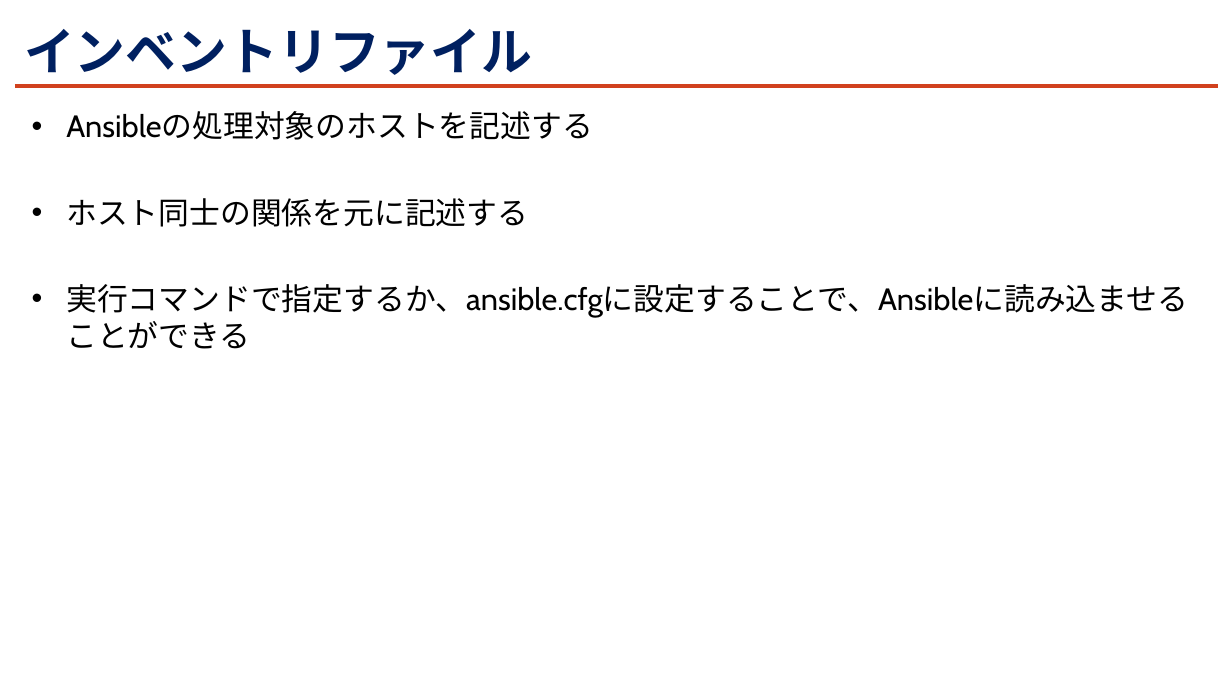
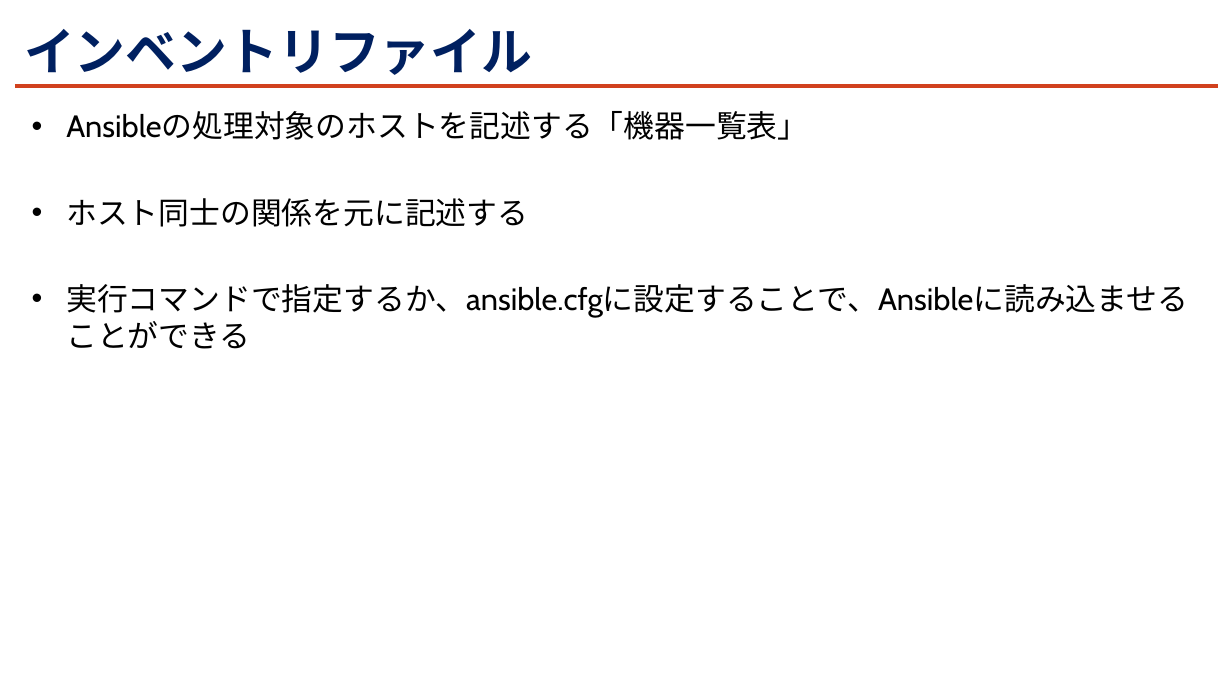
Before and after one commit to kohei-miyadai07/PresentationMaterials, a slide deck: slide 11 of 20240524/Ansibleについて知ろう.pptx (slide 10 before the commit). Drawn at 1232x693 pixels with LibreOffice and Linux fonts; fonts in the diff are those of the drawing; background and template pictures are left out. Boxes give left, top, right and bottom in pixels: in the first picture for what was removed or moved away, otherwise in the second. Text is boxed around its words. In the diff, an @@ line names an element or a change of style, - is before the commit and + after.

```diff
--- a/20240524/Ansibleについて知ろう.pptx
+++ b/20240524/Ansibleについて知ろう.pptx
@@ text at (66, 111, 808, 140): text changed @@
-• Ansibleの処理対象のホストを記述する
+• Ansibleの処理対象のホストを記述する「機器一覧表」
```
Also in this commit, not shown: 2 other slides changed, 1 slide added, 1 other file.
